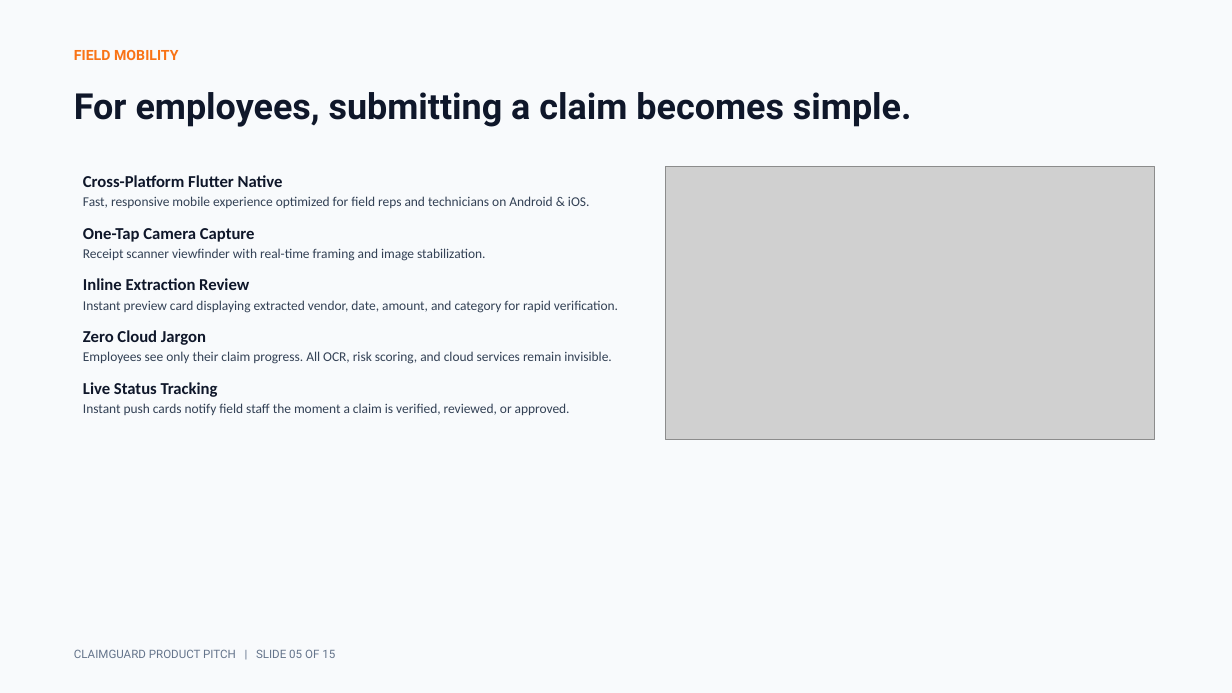
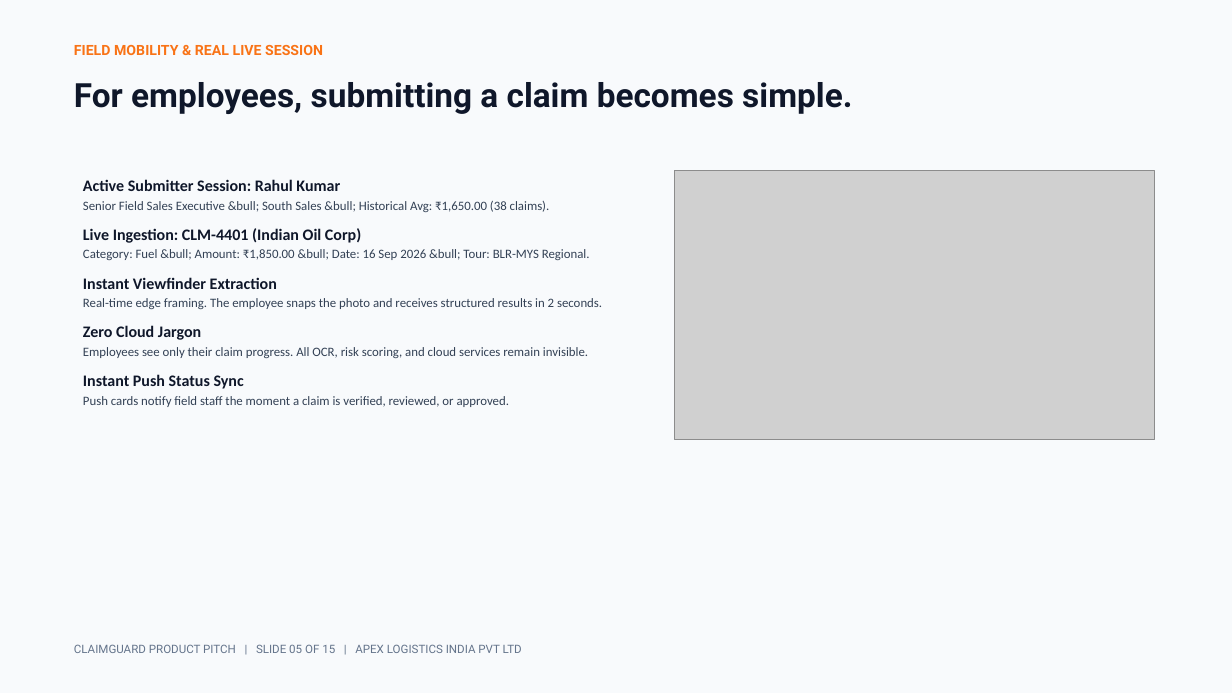
Before and after one commit to sgk18/Claim_guard, a slide deck: slide 5 of ClaimGuard_Product_Pitch.pptx. Drawn at 1232x693 pixels with LibreOffice and Linux fonts; fonts in the diff are those of the drawing; grey boxes stand for pictures. Boxes give left, top, right and bottom in pixels: in the first picture for what was removed or moved away, otherwise in the second. Text is boxed around its words. In the diff, an @@ line names an element or a change of style, - is before the commit and + after.

Commit message:
feat: add HTML product pitch presentation and PPTX generation script

```diff
--- a/ClaimGuard_Product_Pitch.pptx
+++ b/ClaimGuard_Product_Pitch.pptx
@@ text at box(74, 45, 323, 55): text changed @@
-FIELD MOBILITY
+FIELD MOBILITY & REAL LIVE SESSION
@@ text "For employees, submitting a claim ...": place and size @@
-text "For employees, submitting a claim ..." at box(74, 92, 912, 127)
+text "For employees, submitting a claim ..." at box(74, 82, 852, 114)
@@ text "For employees, submitting a claim ..." at box(74, 82, 852, 114): size 28 to 26 pt @@
@@ text at box(83, 179, 602, 309): text changed; size 10.5 to 10 pt @@
-Cross-Platform Flutter Native
-Fast, responsive mobile experience optimized for field reps and technicians on Android & iOS.
-One-Tap Camera Capture
-Receipt scanner viewfinder with real-time framing and image stabilization.
-Inline Extraction Review
-Instant preview card displaying extracted vendor, date, amount, and category for rapid verification.
+Active Submitter Session: Rahul Kumar
+Senior Field Sales Executive &bull; South Sales &bull; Historical Avg: ₹1,650.00 (38 claims).
+Live Ingestion: CLM-4401 (Indian Oil Corp)
+Category: Fuel &bull; Amount: ₹1,850.00 &bull; Date: 16 Sep 2026 &bull; Tour: BLR-MYS Regional.
+Instant Viewfinder Extraction
+Real-time edge framing. The employee snaps the photo and receives structured results in 2 seconds.
@@ picture: place and size @@
-picture at box(665, 166, 1155, 440)
+picture at box(675, 171, 1155, 439)
@@ text at box(83, 325, 588, 358): size 13 to 12.5 pt in "Zero Cloud Jargon"; size 10.5 to 10 pt in "Employees see only their claim progress. All ..."; less space between paragraphs @@
@@ text at box(83, 374, 509, 407): text changed; size 10.5 to 10 pt @@
-Live Status Tracking
-Instant push cards notify field staff the moment a claim is verified, reviewed, or approved.
+Instant Push Status Sync
+Push cards notify field staff the moment a claim is verified, reviewed, or approved.
@@ text at box(74, 644, 522, 653): text changed @@
-CLAIMGUARD PRODUCT PITCH | SLIDE 05 OF 15
+CLAIMGUARD PRODUCT PITCH | SLIDE 05 OF 15 | APEX LOGISTICS INDIA PVT LTD
```
Also in this commit, not shown: 14 other slides changed, 2 other files.
